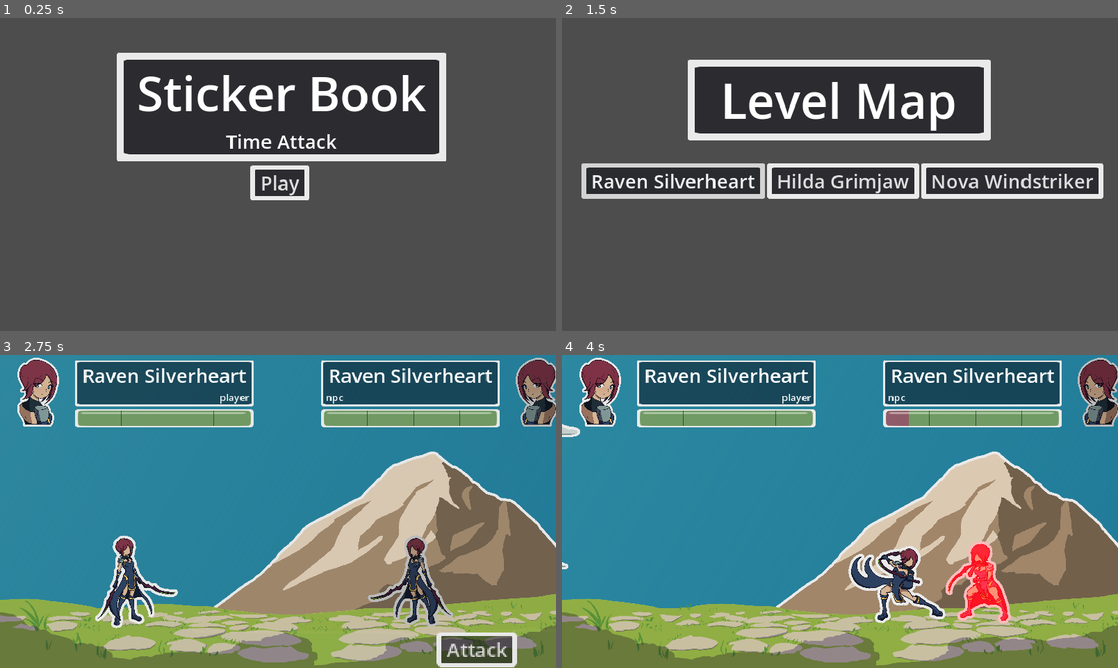
Above: before the commit, frames 1-4 (two rows, left to right).
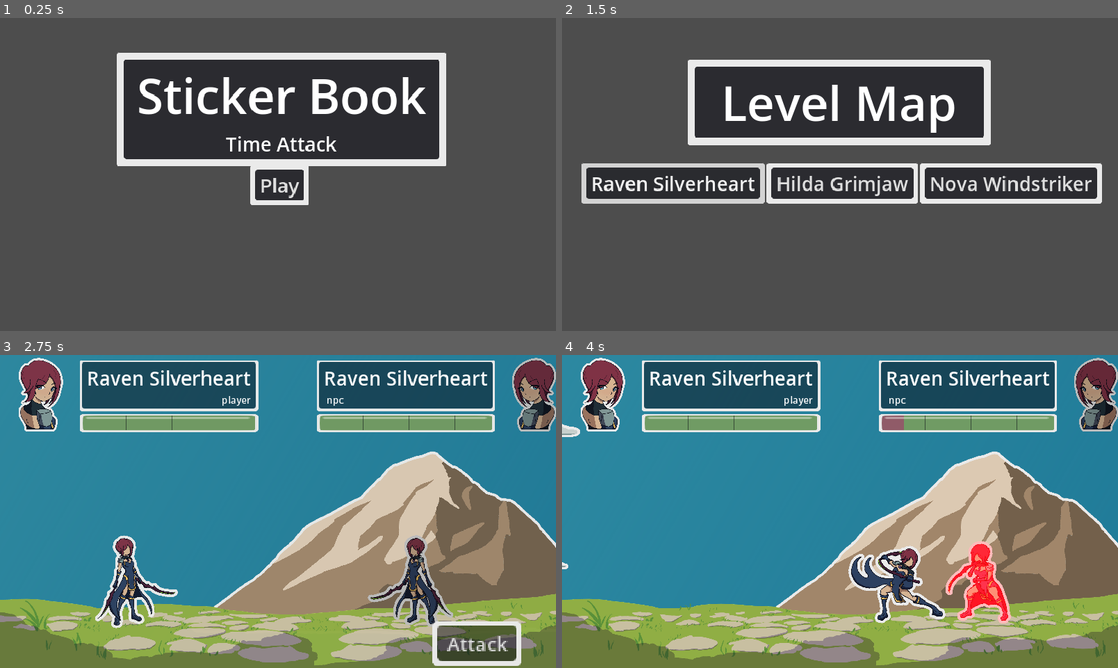
Above: after the commit, the same moments.

Repository: MajorZiploc/sticker_book_moments
Game: Godot game, scene res://scenes/title_scene.tscn
Two runs of this game, one before a commit and one after it. Both use one fixed random seed, a clock stepped at 60 frames per second and the inputs below.
Inputs (mouse positions are in pixels of both pictures, inside the frame that each line leads up to):
- Up to frame 1 (0.25 s): no input
- Up to frame 2 (1.5 s): click "Play" at 0.5 s; click "Raven Silverheart" at 1.25 s
- Up to frame 3 (2.75 s): click "Raven Silverheart" at 2 s
- Up to frame 4 (4 s): click "Attack" at 2.75 s; tap Enter at 3.5, 3.6 s; move the mouse to (962, 495) at 3.52 s; hold D (right) from 3.53 s (still down); click (962, 495) at 3.67 s

The runs differ from the first frame. In frame 1, 4.1% of the frame differs, in the area x 21-81%, y 13-60%; in frame 2, 7.5%; in frame 3, 9.6%, in the area x 3-100%, y 0-100%; in frame 4, 8.1%.

Commit message:
!margins on themes to remove extra space need on text;realign some labels

Diff:
--- a/our_theme.tres
+++ b/our_theme.tres
@@ -7,143 +7,143 @@
 
 [sub_resource type="StyleBoxTexture" id="StyleBoxTexture_uhqe4"]
 texture = ExtResource("3_1kfiv")
-texture_margin_left = 5.0
-texture_margin_top = 5.0
-texture_margin_right = 5.0
-texture_margin_bottom = 5.0
+texture_margin_left = 15.0
+texture_margin_top = 10.0
+texture_margin_right = 15.0
+texture_margin_bottom = 10.0
 modulate_color = Color(1, 1, 1, 0.7)
 
 [sub_resource type="StyleBoxTexture" id="StyleBoxTexture_thhg4"]
 texture = ExtResource("3_1kfiv")
-texture_margin_left = 5.0
-texture_margin_top = 5.0
-texture_margin_right = 5.0
-texture_margin_bottom = 5.0
+texture_margin_left = 15.0
+texture_margin_top = 10.0
+texture_margin_right = 15.0
+texture_margin_bottom = 10.0
 modulate_color = Color(0.9, 0.9, 0.9, 1)
 
 [sub_resource type="StyleBoxTexture" id="StyleBoxTexture_ydr44"]
 texture = ExtResource("3_1kfiv")
-texture_margin_left = 5.0
-texture_margin_top = 5.0
-texture_margin_right = 5.0
-texture_margin_bottom = 5.0
+texture_margin_left = 15.0
+texture_margin_top = 10.0
+texture_margin_right = 15.0
+texture_margin_bottom = 10.0
 modulate_color = Color(0.9, 0.9, 0.9, 1)
 
 [sub_resource type="StyleBoxTexture" id="StyleBoxTexture_lxfxg"]
 texture = ExtResource("3_1kfiv")
-texture_margin_left = 5.0
-texture_margin_top = 5.0
-texture_margin_right = 5.0
-texture_margin_bottom = 5.0
+texture_margin_left = 15.0
+texture_margin_top = 10.0
+texture_margin_right = 15.0
+texture_margin_bottom = 10.0
 
 [sub_resource type="StyleBoxTexture" id="StyleBoxTexture_ffv3v"]
 texture = ExtResource("3_1kfiv")
-texture_margin_left = 5.0
-texture_margin_top = 5.0
-texture_margin_right = 5.0
-texture_margin_bottom = 5.0
+texture_margin_left = 15.0
+texture_margin_top = 10.0
+texture_margin_right = 15.0
+texture_margin_bottom = 10.0
 modulate_color = Color(0.8, 0.8, 0.8, 1)
 
 [sub_resource type="StyleBoxTexture" id="StyleBoxTexture_htoqo"]
 texture = ExtResource("1_47dse")
-texture_margin_left = 15.0
-texture_margin_top = 15.0
-texture_margin_right = 15.0
-texture_margin_bottom = 15.0
+texture_margin_left = 20.0
+texture_margin_top = 20.0
+texture_margin_right = 20.0
+texture_margin_bottom = 20.0
 modulate_color = Color(1, 1, 1, 0.7)
 
 [sub_resource type="StyleBoxTexture" id="StyleBoxTexture_tctvh"]
 texture = ExtResource("1_47dse")
-texture_margin_left = 15.0
-texture_margin_top = 15.0
-texture_margin_right = 15.0
-texture_margin_bottom = 15.0
+texture_margin_left = 20.0
+texture_margin_top = 20.0
+texture_margin_right = 20.0
+texture_margin_bottom = 20.0
 modulate_color = Color(0.9, 0.9, 0.9, 1)
 
 [sub_resource type="StyleBoxTexture" id="StyleBoxTexture_sppww"]
 texture = ExtResource("1_47dse")
-texture_margin_left = 15.0
-texture_margin_top = 15.0
-texture_margin_right = 15.0
-texture_margin_bottom = 15.0
+texture_margin_left = 20.0
+texture_margin_top = 20.0
+texture_margin_right = 20.0
+texture_margin_bottom = 20.0
 modulate_color = Color(0.9, 0.9, 0.9, 1)
 
 [sub_resource type="StyleBoxTexture" id="StyleBoxTexture_fwthj"]
 texture = ExtResource("1_47dse")
-texture_margin_left = 15.0
-texture_margin_top = 15.0
-texture_margin_right = 15.0
-texture_margin_bottom = 15.0
+texture_margin_left = 20.0
+texture_margin_top = 20.0
+texture_margin_right = 20.0
+texture_margin_bottom = 20.0
 
 [sub_resource type="StyleBoxTexture" id="StyleBoxTexture_5lo13"]
 texture = ExtResource("1_47dse")
-texture_margin_left = 15.0
-texture_margin_top = 15.0
-texture_margin_right = 15.0
-texture_margin_bottom = 15.0
+texture_margin_left = 20.0
+texture_margin_top = 20.0
+texture_margin_right = 20.0
+texture_margin_bottom = 20.0
 modulate_color = Color(0.8, 0.8, 0.8, 1)
 
 [sub_resource type="StyleBoxTexture" id="StyleBoxTexture_ikx1g"]
 texture = ExtResource("2_nqhew")
-texture_margin_left = 10.0
-texture_margin_top = 10.0
-texture_margin_right = 10.0
-texture_margin_bottom = 10.0
+texture_margin_left = 20.0
+texture_margin_top = 15.0
+texture_margin_right = 20.0
+texture_margin_bottom = 15.0
 modulate_color = Color(1, 1, 1, 0.701961)
 
 [sub_resource type="StyleBoxTexture" id="StyleBoxTexture_gxl7i"]
 texture = ExtResource("2_nqhew")
-texture_margin_left = 10.0
-texture_margin_top = 10.0
-texture_margin_right = 10.0
-texture_margin_bottom = 10.0
-modulate_color = Color(0.901961, 0.901961, 0.901961, 1)
+texture_margin_left = 20.0
+texture_margin_top = 15.0
+texture_margin_right = 20.0
+texture_margin_bottom = 15.0
+modulate_color = Color(0.9, 0.9, 0.9, 1)
 
 [sub_resource type="StyleBoxTexture" id="StyleBoxTexture_st18e"]
 texture = ExtResource("2_nqhew")
-texture_margin_left = 10.0
-texture_margin_top = 10.0
-texture_margin_right = 10.0
-texture_margin_bottom = 10.0
+texture_margin_left = 20.0
+texture_margin_top = 15.0
+texture_margin_right = 20.0
+texture_margin_bottom = 15.0
 modulate_color = Color(0.9, 0.9, 0.9, 1)
 
 [sub_resource type="StyleBoxTexture" id="StyleBoxTexture_7bw55"]
 texture = ExtResource("2_nqhew")
-texture_margin_left = 10.0
-texture_margin_top = 10.0
-texture_margin_right = 10.0
-texture_margin_bottom = 10.0
+texture_margin_left = 20.0
+texture_margin_top = 15.0
+texture_margin_right = 20.0
+texture_margin_bottom = 15.0
 
 [sub_resource type="StyleBoxTexture" id="StyleBoxTexture_xhut6"]
 texture = ExtResource("2_nqhew")
-texture_margin_left = 10.0
-texture_margin_top = 10.0
-texture_margin_right = 10.0
-texture_margin_bottom = 10.0
+texture_margin_left = 20.0
+texture_margin_top = 15.0
+texture_margin_right = 20.0
+texture_margin_bottom = 15.0
 modulate_color = Color(0.8, 0.8, 0.8, 1)
 
 [sub_resource type="StyleBoxTexture" id="StyleBoxTexture_w880r"]
 texture = ExtResource("4_oa1fk")
-texture_margin_left = 3.0
-texture_margin_top = 3.0
-texture_margin_right = 3.0
-texture_margin_bottom = 3.0
+texture_margin_left = 13.0
+texture_margin_top = 8.0
+texture_margin_right = 13.0
+texture_margin_bottom = 8.0
 modulate_color = Color(1, 1, 1, 0.7)
 
 [sub_resource type="StyleBoxTexture" id="StyleBoxTexture_cr758"]
 texture = ExtResource("4_oa1fk")
-texture_margin_left = 3.0
-texture_margin_top = 3.0
-texture_margin_right = 3.0
-texture_margin_bottom = 3.0
+texture_margin_left = 13.0
+texture_margin_top = 8.0
+texture_margin_right = 13.0
+texture_margin_bottom = 8.0
 modulate_color = Color(0.9, 0.9, 0.9, 1)
 
 [sub_resource type="StyleBoxTexture" id="StyleBoxTexture_yo488"]
 texture = ExtResource("4_oa1fk")
-texture_margin_left = 3.0
-texture_margin_top = 3.0
-texture_margin_right = 3.0
-texture_margin_bottom = 3.0
+texture_margin_left = 13.0
+texture_margin_top = 8.0
+texture_margin_right = 13.0
+texture_margin_bottom = 8.0
 modulate_color = Color(0.9, 0.9, 0.9, 1)
 
 [sub_resource type="StyleBoxTexture" id="StyleBoxTexture_mypvk"]
@@ -155,24 +155,24 @@
 
 [sub_resource type="StyleBoxTexture" id="StyleBoxTexture_3sabn"]
 texture = ExtResource("1_47dse")
-texture_margin_left = 15.0
-texture_margin_top = 15.0
-texture_margin_right = 15.0
-texture_margin_bottom = 15.0
+texture_margin_left = 20.0
+texture_margin_top = 20.0
+texture_margin_right = 20.0
+texture_margin_bottom = 20.0
 
 [sub_resource type="StyleBoxTexture" id="StyleBoxTexture_ohgbv"]
 texture = ExtResource("2_nqhew")
-texture_margin_left = 10.0
-texture_margin_top = 10.0
-texture_margin_right = 10.0
-texture_margin_bottom = 10.0
+texture_margin_left = 20.0
+texture_margin_top = 15.0
+texture_margin_right = 20.0
+texture_margin_bottom = 15.0
 
 [sub_resource type="StyleBoxTexture" id="StyleBoxTexture_rh7gh"]
 texture = ExtResource("3_1kfiv")
-texture_margin_left = 5.0
-texture_margin_top = 5.0
-texture_margin_right = 5.0
-texture_margin_bottom = 5.0
+texture_margin_left = 15.0
+texture_margin_top = 10.0
+texture_margin_right = 15.0
+texture_margin_bottom = 10.0
 
 [sub_resource type="StyleBoxTexture" id="StyleBoxTexture_kwg57"]
 texture = ExtResource("4_oa1fk")
--- a/scenes/battle_scene.gd
+++ b/scenes/battle_scene.gd
@@ -144,15 +144,15 @@
   npc.path.curve.clear_points();
   for point in npc_path_points:
     npc.path.curve.add_point(point);
-  player.name.text = " " + player.unit_data.name + " ";
-  npc.name.text = " " + npc.unit_data.name + " ";
+  player.name.text = player.unit_data.name;
+  npc.name.text = npc.unit_data.name;
   _update_unit_health_bar(player);
   _update_unit_health_bar(npc);
   await get_tree().create_timer(max(scene_tween_time, ui_tween_time)).timeout;
 
 func to_player(player_: CombatUnit):
   player_info_controller.horizontal_alignment = HORIZONTAL_ALIGNMENT_RIGHT;
-  player_info_controller.text = " player ";
+  player_info_controller.text = "player";
   player_.battle_char.to_player();
   player_.bust.flip_h = true;
   player_.name.horizontal_alignment = HORIZONTAL_ALIGNMENT_LEFT;
--- a/scenes/battle_scene.tscn
+++ b/scenes/battle_scene.tscn
@@ -173,10 +173,10 @@
 anchor_top = 1.0
 anchor_right = 1.0
 anchor_bottom = 1.0
-offset_left = -72.0
-offset_top = -49.0
+offset_left = -106.0
+offset_top = -78.0
 offset_right = -14.0
-offset_bottom = -18.0
+offset_bottom = -30.0
 grow_horizontal = 0
 grow_vertical = 0
 scale = Vector2(2, 2)
@@ -184,7 +184,7 @@
 
 [node name="attack" type="Button" parent="ui_root/ui/choice"]
 layout_mode = 2
-text = " Attack "
+text = "Attack"
 
 [node name="npc_turn" type="PanelContainer" parent="ui_root/ui"]
 layout_mode = 0
@@ -197,7 +197,7 @@
 [node name="title" type="Label" parent="ui_root/ui/npc_turn"]
 layout_mode = 2
 theme_type_variation = &"HeaderLarge"
-text = " NPC Turn "
+text = "NPC Turn"
 horizontal_alignment = 1
 
 [node name="action_counter" type="BoxContainer" parent="ui_root/ui"]
--- a/scenes/choose_char.gd
+++ b/scenes/choose_char.gd
@@ -18,6 +18,6 @@
     var button = Button.new();
     button.theme_type_variation = &"ButtonMedium";
     button.focus_entered.connect(func(): on_char_selected(key));
-    button.text = " " + entry.name + " ";
+    button.text = entry.name;
     box.add_child(button);
   ui.add_child(box);
--- a/scenes/choose_char.tscn
+++ b/scenes/choose_char.tscn
@@ -42,7 +42,8 @@
 [node name="title" type="Label" parent="ui_root/ui/title_card/panel/vbox"]
 layout_mode = 2
 theme_type_variation = &"HeaderXLarge"
-text = " Choose Character "
+text = "Choose Character"
+horizontal_alignment = 1
 
 [node name="cam" type="Camera2D" parent="."]
 position = Vector2(830, 361)
--- a/scenes/level_map.gd
+++ b/scenes/level_map.gd
@@ -18,6 +18,6 @@
     var button = Button.new();
     button.theme_type_variation = &"ButtonMedium";
     button.focus_entered.connect(func(): on_char_selected(key));
-    button.text = " " + entry.name + " ";
+    button.text = entry.name;
     box.add_child(button);
   ui.add_child(box);
--- a/scenes/level_map.tscn
+++ b/scenes/level_map.tscn
@@ -41,7 +41,7 @@
 [node name="title" type="Label" parent="ui_root/ui/title_card/panel/vbox"]
 layout_mode = 2
 theme_type_variation = &"HeaderXLarge"
-text = " Level Map "
+text = "Level Map"
 horizontal_alignment = 1
 
 [node name="cam" type="Camera2D" parent="."]
--- a/scenes/title_scene.tscn
+++ b/scenes/title_scene.tscn
@@ -43,13 +43,14 @@
 [node name="title" type="Label" parent="ui_root/ui/title_card/panel/vbox"]
 layout_mode = 2
 theme_type_variation = &"HeaderXLarge"
-text = " Sticker Book "
+text = "Sticker Book"
+horizontal_alignment = 1
 
 [node name="subtitle" type="Label" parent="ui_root/ui/title_card/panel/vbox"]
 layout_mode = 2
 size_flags_horizontal = 4
 theme_type_variation = &"HeaderMedium"
-text = " Time Attack "
+text = "Time Attack"
 
 [node name="play" type="Control" parent="ui_root/ui"]
 layout_mode = 1
@@ -70,7 +71,7 @@
 offset_right = 8.0
 offset_bottom = 8.0
 theme_type_variation = &"ButtonMedium"
-text = " Play "
+text = "Play"
 
 [node name="cam" type="Camera2D" parent="."]
 position = Vector2(830, 361)
